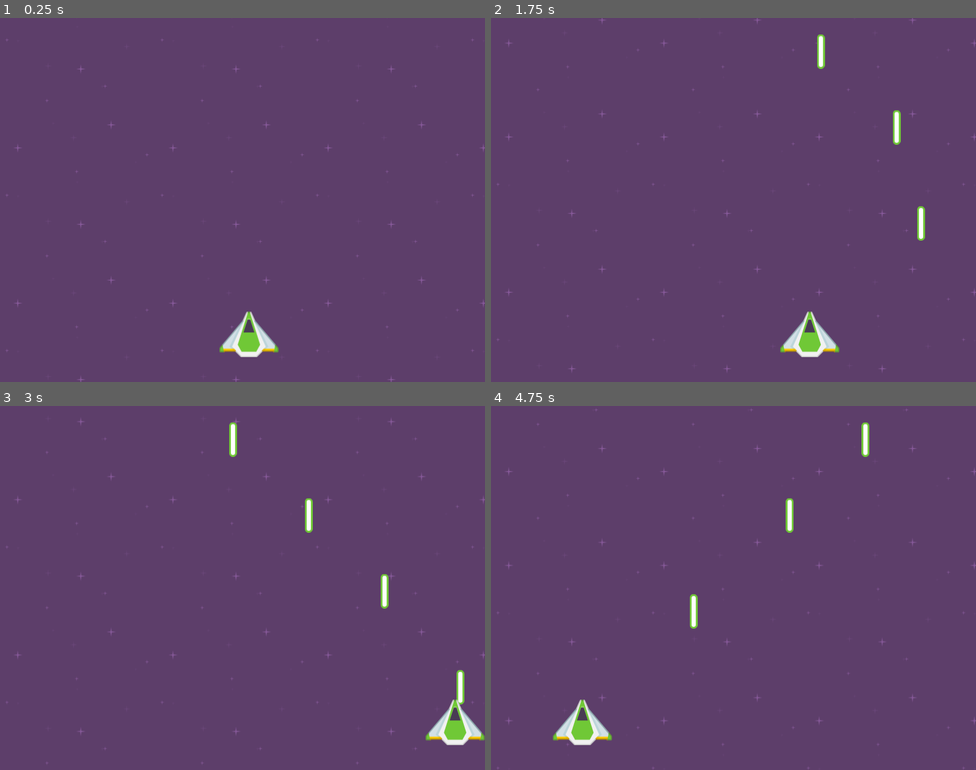
Above: before the commit, frames 1-4 (two rows, left to right).
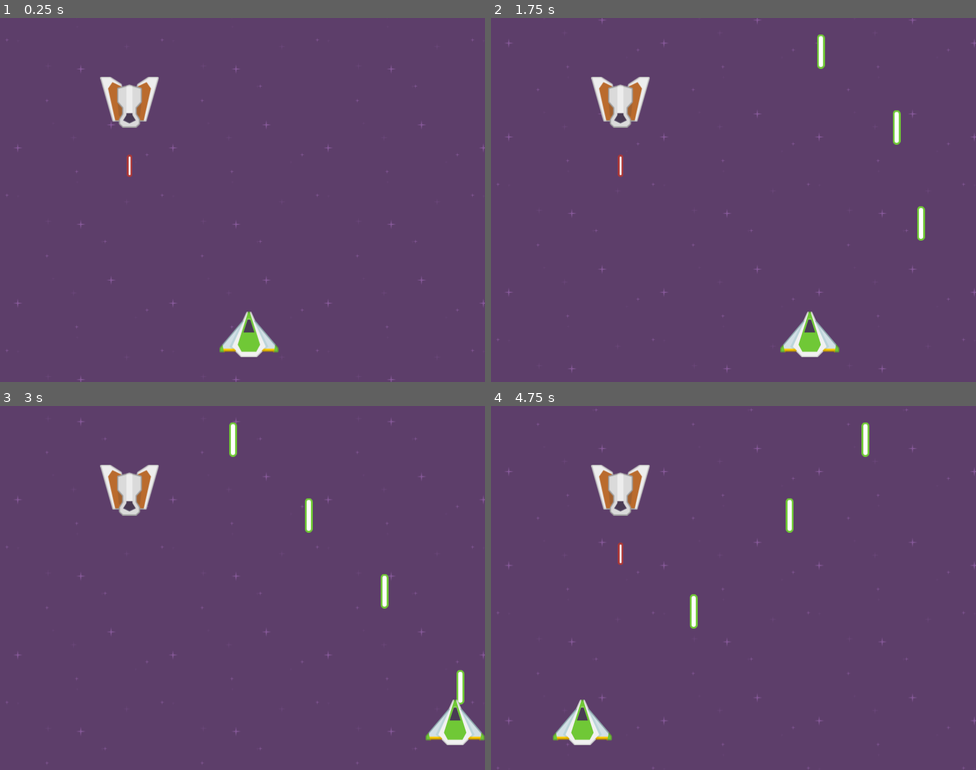
Above: after the commit, the same moments.

Repository: ibrahimuzul/space-attack
Game: Godot game, scene res://scenes/Main.tscn
Same seed, same stepped clock (60 frames per second), same inputs: the game is played once before the commit and once after it.
Inputs:
- Up to frame 1 (0.25 s): no input
- Up to frame 2 (1.75 s): hold Right (right) 0.53-1.28 s; hold Space (shoot) 0.53-1.28 s; hold Left (left) from 1.28 s (still down); tap Space (shoot) at 1.35 s
- Up to frame 3 (3 s): release Left (left) at 2.03 s; hold Space (shoot) 2.03-2.78 s; hold Right (right) from 2.03 s (still down); tap Space (shoot) at 2.85 s
- Up to frame 4 (4.75 s): release Right (right) at 3.53 s; hold Space (shoot) 3.53-4.28 s; hold Left (left) from 3.53 s (still down); tap Space (shoot) at 4.35 s

The runs differ from the first frame. In frame 1, 1.2% of the frame differs, in the area x 20-33%, y 16-44%; in frame 2, 1.2%; in frame 3, 1.1%; in frame 4, 1.2%.

Commit message:
46. Enemy and Shooting

Diff:
--- /dev/null
+++ b/scenes/Enemy.tscn
@@ -0,0 +1,41 @@
+[gd_scene load_steps=5 format=2]
+
+[ext_resource path="res://scripts/Enemy.gd" type="Script" id=1]
+[ext_resource path="res://scenes/EnemyProjectile.tscn" type="PackedScene" id=2]
+[ext_resource path="res://sprites/enemyRed5.png" type="Texture" id=3]
+
+[sub_resource type="RectangleShape2D" id=1]
+
+custom_solver_bias = 0.0
+extents = Vector2( 45.8417, 37.4293 )
+
+[node name="Enemy" type="Area2D" index="0"]
+
+input_pickable = true
+gravity_vec = Vector2( 0, 1 )
+gravity = 98.0
+linear_damp = 0.1
+angular_damp = 1.0
+audio_bus_override = false
+audio_bus_name = "Master"
+script = ExtResource( 1 )
+projectile = ExtResource( 2 )
+speed = 50
+health = 30
+
+[node name="Sprite" type="Sprite" parent="." index="0"]
+
+texture = ExtResource( 3 )
+
+[node name="CollisionShape2D" type="CollisionShape2D" parent="." index="1"]
+
+shape = SubResource( 1 )
+
+[node name="Timer" type="Timer" parent="." index="2"]
+
+process_mode = 1
+wait_time = 1.5
+one_shot = false
+autostart = false
+
+[connection signal="timeout" from="Timer" to="." method="_on_Timer_timeout"]
--- /dev/null
+++ b/scenes/EnemyProjectile.tscn
@@ -0,0 +1,30 @@
+[gd_scene load_steps=4 format=2]
+
+[ext_resource path="res://scripts/EnemyProjectile.gd" type="Script" id=1]
+[ext_resource path="res://sprites/laserRed05.png" type="Texture" id=2]
+
+[sub_resource type="RectangleShape2D" id=1]
+
+custom_solver_bias = 0.0
+extents = Vector2( 5.14004, 18.8475 )
+
+[node name="EnemyProjectile" type="Area2D"]
+
+input_pickable = true
+gravity_vec = Vector2( 0, 1 )
+gravity = 98.0
+linear_damp = 0.1
+angular_damp = 1.0
+audio_bus_override = false
+audio_bus_name = "Master"
+script = ExtResource( 1 )
+speed = 450
+damage = 10
+
+[node name="Sprite" type="Sprite" parent="." index="0"]
+
+texture = ExtResource( 2 )
+
+[node name="CollisionShape2D" type="CollisionShape2D" parent="." index="1"]
+
+shape = SubResource( 1 )
--- a/scenes/Main.tscn
+++ b/scenes/Main.tscn
@@ -1,8 +1,9 @@
-[gd_scene load_steps=4 format=2]
+[gd_scene load_steps=5 format=2]
 
 [ext_resource path="res://scenes/Background.tscn" type="PackedScene" id=1]
 [ext_resource path="res://scenes/Player.tscn" type="PackedScene" id=2]
 [ext_resource path="res://scenes/PlayerProjectile.tscn" type="PackedScene" id=3]
+[ext_resource path="res://scenes/Enemy.tscn" type="PackedScene" id=4]
 
 [node name="Main" type="Node"]
 
@@ -11,3 +12,6 @@
 [node name="Player" parent="." instance=ExtResource( 2 )]
 position = Vector2( 410.837, 521.874 )
 projectile = ExtResource( 3 )
+
+[node name="Enemy" parent="." instance=ExtResource( 4 )]
+position = Vector2( 213.783, 138.625 )
--- a/scenes/Player.tscn
+++ b/scenes/Player.tscn
@@ -8,7 +8,7 @@
 custom_solver_bias = 0.0
 radius = 39.7517
 
-[node name="Player" type="KinematicBody2D" index="0"]
+[node name="Player" type="KinematicBody2D"]
 
 z_index = 2
 input_pickable = false
--- /dev/null
+++ b/scripts/Enemy.gd
@@ -0,0 +1,39 @@
+extends Area2D
+
+
+export(PackedScene) var projectile
+
+onready var timer = $Timer
+onready var collision = $CollisionShape2D
+
+export var speed = 50
+export var health = 30
+
+var dead = false
+var can_shoot = true
+
+func _process(delta):
+	if can_shoot:
+		_shoot()
+
+
+func _shoot():
+	var new_projectile = projectile.instance()
+	new_projectile.position = global_position
+	get_tree().get_root().add_child(new_projectile)
+	can_shoot = false
+	timer.start()
+
+
+
+func add_damage(damage):
+	health -= damage
+	if health <= 0:
+		dead = true
+		collision.queue_free()
+		hide()
+
+
+
+func _on_Timer_timeout():
+	can_shoot = true
--- /dev/null
+++ b/scripts/EnemyProjectile.gd
@@ -0,0 +1,18 @@
+extends Area2D
+
+export var speed = 450
+export var damage = 10
+
+func _ready():
+	connect("area_entered", self, "_on_area_entered")
+	pass
+
+func _process(delta):
+	position.y += speed * delta
+	if position.y > 2000:
+		queue_free()
+
+
+func _on_area_entered(area):
+	if area.name == "Player":
+		area.add_damage(damage)
